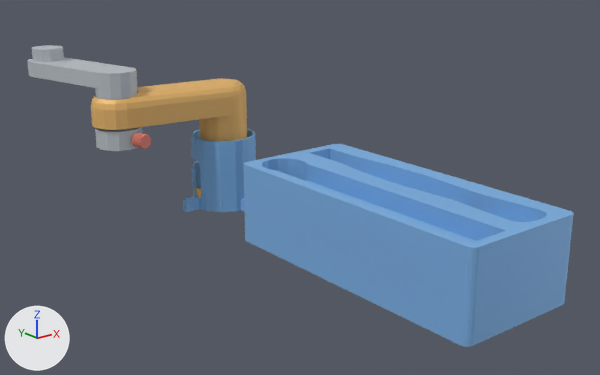
A saved change to the glTF model gabarito.glb.
The view is the same before and after, from a 50 mm lens placed at (-0.36, -0.474, 0.226), pointed at (0.005, -0.018, 0.043). The axes (+X, +Y, +Z) are drawn at lower left. The lights are the same throughout. The older version comes first.

The scene before the commit, as lines of its bpy script (objects in view):
```python
me_base_azul = bpy.data.meshes.new('base_azul')
me_base_azul.from_pydata(...)  # 377 vertices, 762 faces; spans x -0.025..0.071, y -0.205..0.14, z 0.0..0.06
me_base_azul.materials.append(mat_base_azul)  # blue #83b8ec
me_braco_laranja = bpy.data.meshes.new('braco_laranja')
me_braco_laranja.from_pydata(...)  # 144 vertices, 288 faces; spans x -0.095..0.036, y 0.0791..0.1276, z 0.0003..0.1053
me_braco_laranja.materials.append(mat_braco_laranja)  # orange #eebd72
me_detalhe_vermelho = bpy.data.meshes.new('detalhe_vermelho')
me_detalhe_vermelho.from_pydata(...)  # 953 vertices, 1902 faces; spans x -0.07579..-0.06276, y 0.07683..0.09019, z 0.06526..0.07625
me_detalhe_vermelho.materials.append(mat_detalhe_vermelho)  # pink #e18272
me_peca_cinza = bpy.data.meshes.new('peca_cinza')
me_peca_cinza.from_pydata(...)  # 612 vertices, 1220 faces; spans x -0.11..0.11, y -0.153..0.205, z 0.024..0.132
me_peca_cinza.materials.append(mat_peca_cinza)  # light grey #c2c8ce
ob_base_azul = bpy.data.objects.new('base_azul', me_base_azul)
ob_base_azul.location = (0.0, 0.0, 0.0)
ob_braco_laranja = bpy.data.objects.new('braco_laranja', me_braco_laranja)
ob_braco_laranja.location = (0.0, 0.0, 0.0)
ob_detalhe_vermelho = bpy.data.objects.new('detalhe_vermelho', me_detalhe_vermelho)
ob_detalhe_vermelho.location = (0.0, 0.0, 0.0)
ob_peca_cinza = bpy.data.objects.new('peca_cinza', me_peca_cinza)
ob_peca_cinza.location = (0.0, 0.0, 0.0)
```
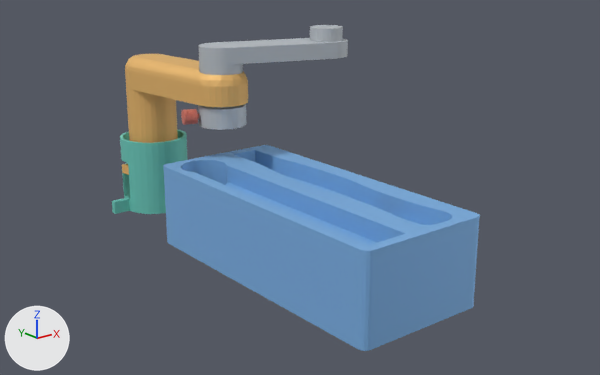
Where the change shows, as pixel boxes (x1, y1, x2, y2) in the pictures (600 x 375 px):
'base_azul', deleted (blue)
    before: (183, 129, 574, 347)
'base_gabarito', added (blue)
    after: (163, 145, 480, 351)
'braco_laranja', reshaped (19% narrower)
    before: (91, 78, 247, 198)
    after: (122, 54, 248, 175)
'braco_cinza', added
    after: (198, 25, 348, 130)
'peca_cinza', deleted
    before: (27, 45, 143, 151)
'coluna_cilindro', added (cyan)
    after: (112, 129, 188, 214)
'detalhe_vermelho', deleted
    before: (131, 133, 151, 149)
'parafuso', added
    after: (181, 109, 200, 125)

What the commit changed:
Material 'coluna_cilindro' (mat_coluna_cilindro) is new.
Its base color is (0.173, 0.647, 0.553) (cyan #73d2c4).
Its metallic is 0.3.
Its roughness is 0.6.
me_braco_laranja is used by ob_braco_laranja; location (0.0, 0.0, 0.0).
me_braco_laranja had 144 vertices, 288 faces and spanned x -0.095..0.036, y 0.0791..0.1276, z 0.0003..0.1053.
me_braco_laranja now has 282 vertices, 564 faces and spans x -0.0604..-0.0034, y 0.0207..0.1515, z 0.0217..0.1267.
me_braco_laranja part 1: 144 vertices removed from x -0.095..0.036, y 0.0791..0.1276, z 0.0003..0.1053; 282 vertices added at x -0.0604..-0.0034, y 0.0207..0.1515, z 0.0217..0.1267.
Mesh me_braco_cinza is new.
It has 471 vertices, 942 faces and spans x -0.0409..0.0729, y -0.0019..0.0586, z 0.0847..0.1537.
It uses material mat_peca_cinza (light grey #c2c8ce).
Mesh me_parafuso is new.
It has 977 vertices, 1950 faces and spans x -0.0531..-0.03947, y 0.04151..0.05502, z 0.0867..0.09768.
It uses material mat_detalhe_vermelho (pink #e18272).
Mesh me_coluna_cilindro is new.
It has 292 vertices, 588 faces and spans x -0.0729..0.0081, y 0.0911..0.1721, z 0.0..0.06.
It uses material mat_coluna_cilindro (cyan #73d2c4).
Mesh me_base_gabarito is new.
It has 369 vertices, 742 faces and spans x -0.073..0.023, y -0.172..0.048, z 0.0..0.06.
It uses material mat_base_azul (blue #83b8ec).
Object 'peca_cinza' (ob_peca_cinza) is deleted.
Object 'detalhe_vermelho' (ob_detalhe_vermelho) is deleted.
Object 'base_azul' (ob_base_azul) is deleted.
Object 'braco_cinza' (ob_braco_cinza) is new; it shows me_braco_cinza.
Its location is (0.0, 0.0, 0.0).
Object 'parafuso' (ob_parafuso) is new; it shows me_parafuso.
Its location is (0.0, 0.0, 0.0).
Object 'coluna_cilindro' (ob_coluna_cilindro) is new; it shows me_coluna_cilindro.
Its location is (0.0, 0.0, 0.0).
Object 'base_gabarito' (ob_base_gabarito) is new; it shows me_base_gabarito.
Its location is (0.0, 0.0, 0.0).
